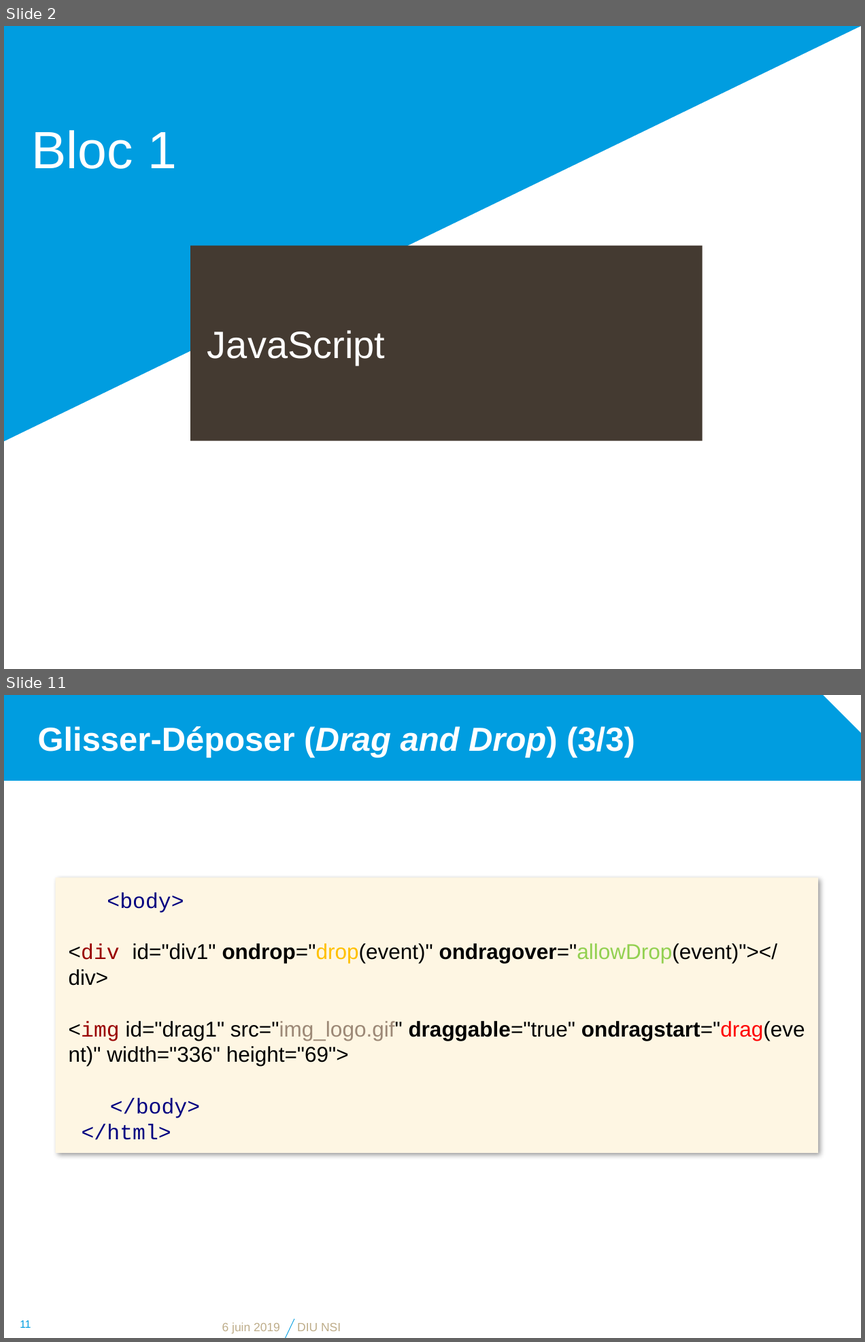
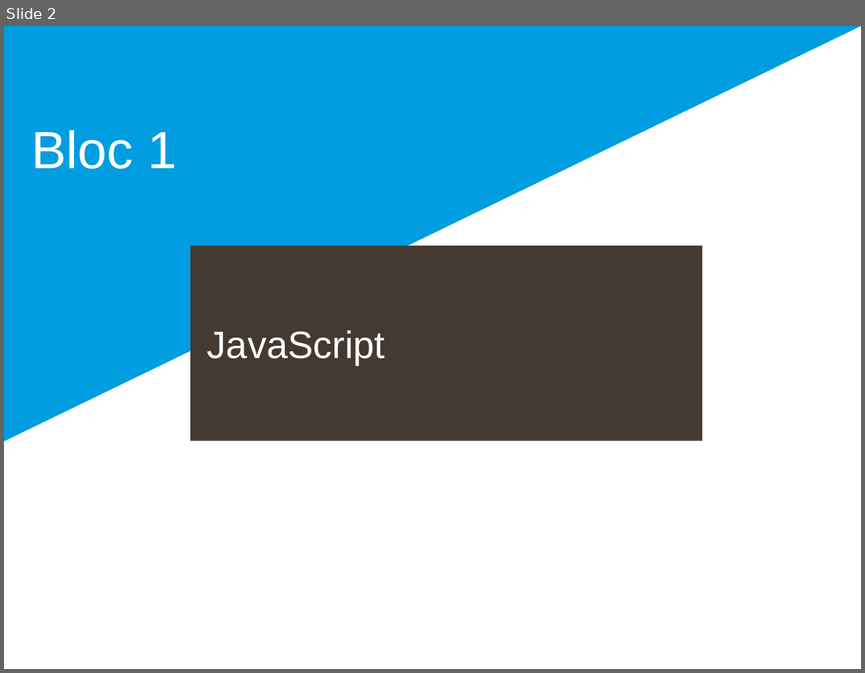
Before and after one commit to diu-uf-bordeaux/bloc1, a slide deck: web/4-JS/JavaScript.pptx. Shown one above the other, each under a label of ours: slides 2 and 11 before the commit, slide 2 after it; the slides between them are not shown. The pictures are 865x1342 and 865x673 pixels, drawn with LibreOffice and Linux fonts; fonts in the diff are those of the drawing; background and template pictures are left out. Boxes give left, top, right and bottom in pixels: in the first picture for what was removed or moved away, otherwise in the second. Text is boxed around its words. In the diff, an @@ line names an element or a change of style, - is before the commit and + after.

```diff
--- a/web/4-JS/JavaScript.pptx
+++ b/web/4-JS/JavaScript.pptx
@@ slide 11 removed at (x1=4, y1=695, x2=861, y2=1338), background #FFFFFF @@
@@ snip rect removed at (x1=4, y1=695, x2=861, y2=781) @@
@@ title removed at (x1=38, y1=726, x2=635, y2=758) @@
-Glisser-Déposer (Drag and Drop) (3/3)
@@ rectangle removed at (x1=56, y1=877, x2=818, y2=1153) @@
-<body>
-<div id="div1" ondrop="drop(event)" ondragover="allowDrop(event)"></div>
-<img id="drag1" src="img_logo.gif" draggable="true" ondragstart="drag(event)" width="336" height="69">
-</body>
-</html>
@@ page number removed at (x1=20, y1=1320, x2=31, y2=1327) @@
-11
@@ text removed at (x1=222, y1=1322, x2=280, y2=1334) @@
-6 juin 2019
@@ line removed from (285, 1338) to (294, 1319) @@
@@ text removed at (x1=297, y1=1323, x2=341, y2=1331) @@
-DIU NSI
```
Also in this commit, not shown: 9 slides changed, 5 slides added, 1 other file.
